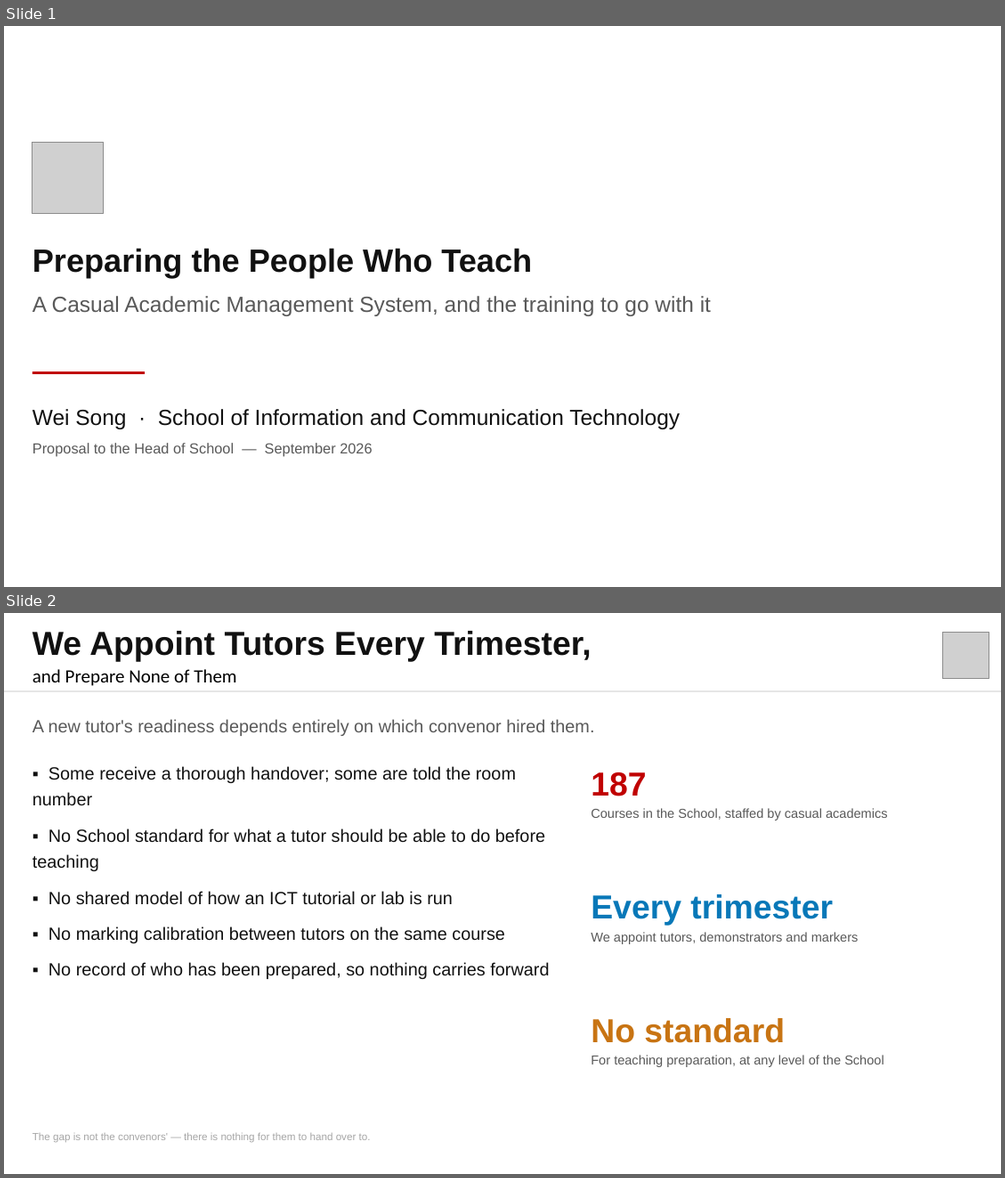
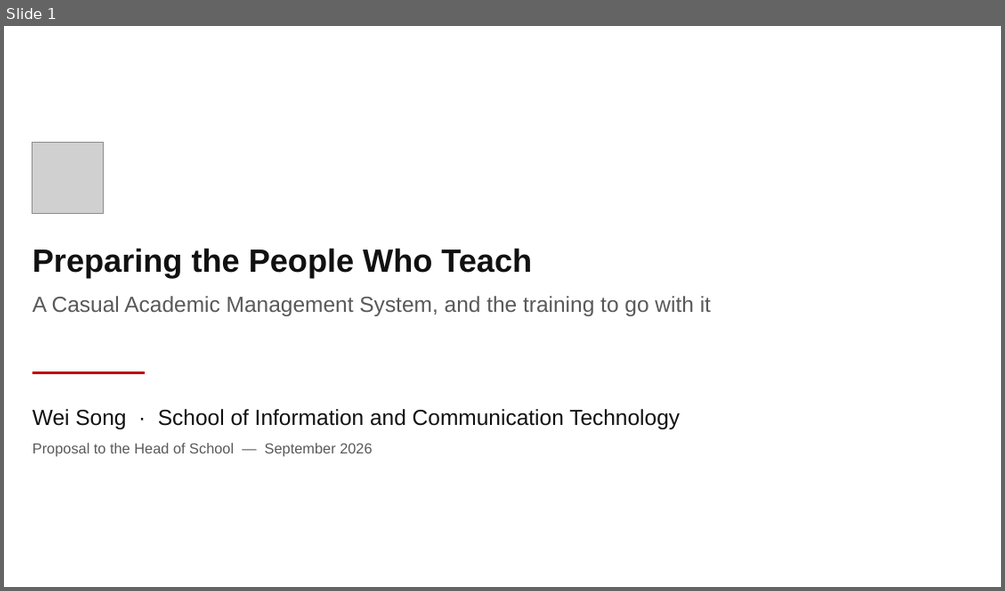
Before and after one commit to WWEISONG/griffith-ict-casual-academic, a slide deck: docs/tutor-program/HoS-briefing.pptx. Shown one above the other, each under a label of ours: slides 1 and 2 before the commit, slide 1 after it. The pictures are 1005x1178 and 1005x591 pixels, drawn with LibreOffice and Linux fonts; fonts in the diff are those of the drawing; grey boxes stand for pictures. Boxes give left, top, right and bottom in pixels: in the first picture for what was removed or moved away, otherwise in the second. Text is boxed around its words. In the diff, an @@ line names an element or a change of style, - is before the commit and + after.

```diff
--- a/docs/tutor-program/HoS-briefing.pptx
+++ b/docs/tutor-program/HoS-briefing.pptx
@@ slide 2 removed at bbox=[4, 613, 1001, 1174], background #FFFFFF @@
@@ text removed at bbox=[32, 631, 591, 686] @@
-We Appoint Tutors Every Trimester,
-and Prepare None of Them
@@ picture removed at bbox=[942, 633, 989, 679] @@
@@ rectangle removed at bbox=[4, 690, 1001, 692] @@
@@ text removed at bbox=[32, 719, 595, 736] @@
-A new tutor's readiness depends entirely on which convenor hired them.
@@ text removed at bbox=[32, 766, 549, 979] @@
-▪ Some receive a thorough handover; some are told the room number
-▪ No School standard for what a tutor should be able to do before teaching
-▪ No shared model of how an ICT tutorial or lab is run
-▪ No marking calibration between tutors on the same course
-▪ No record of who has been prepared, so nothing carries forward
@@ text removed at bbox=[591, 772, 646, 796] @@
-187
@@ text removed at bbox=[591, 808, 888, 820] @@
-Courses in the School, staffed by casual academics
@@ text removed at bbox=[591, 894, 833, 925] @@
-Every trimester
@@ text removed at bbox=[591, 932, 858, 944] @@
-We appoint tutors, demonstrators and markers
@@ text removed at bbox=[591, 1018, 785, 1043] @@
-No standard
@@ text removed at bbox=[591, 1054, 884, 1067] @@
-For teaching preparation, at any level of the School
@@ text removed at bbox=[32, 1133, 371, 1142] @@
-The gap is not the convenors' — there is nothing for them to hand over to.
```
Also in this commit, not shown: 2 slides changed, 2 slides added, 5 other slides removed, 1 other file.
